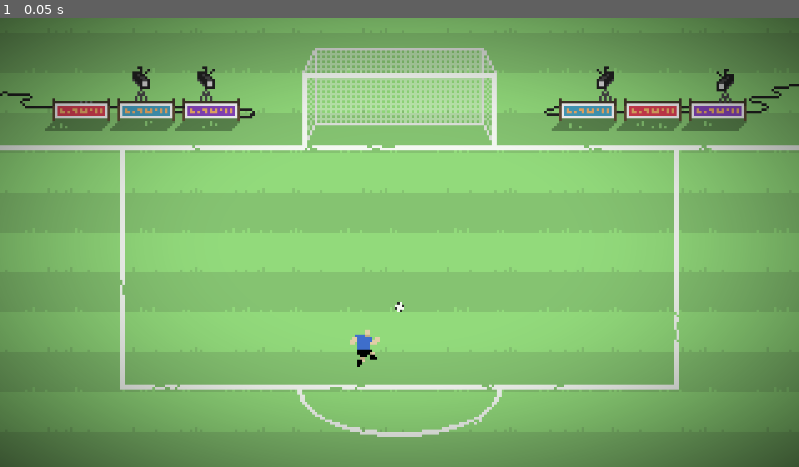
Above: before the commit, frame 1.
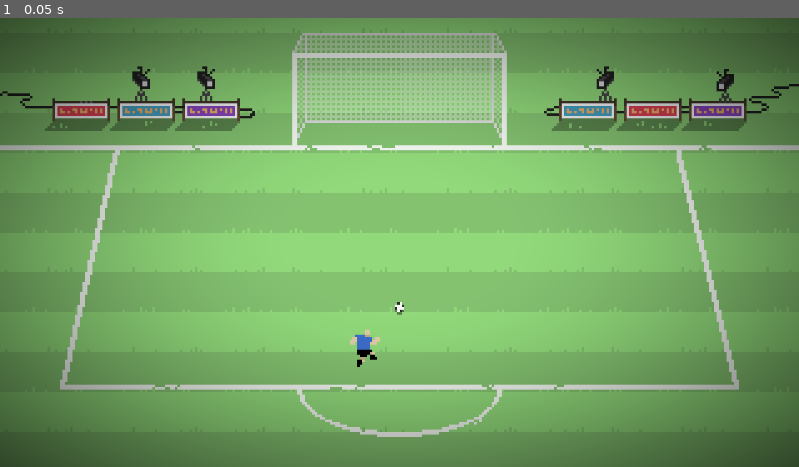
Above: after the commit, the same moment.

Repository: Gegbee/PixelPenalty
Game: Godot game, scene res://Test.tscn
The game is run twice, just before and just after one commit, with the same random seed, the same clock (stepped at 60 frames per second) and the same inputs. The project has no main scene, so this scene is started directly.
Inputs:
- Up to frame 1 (0.05 s): no input

The runs differ from the first frame. In frame 1, 5.1% of the frame differs, in the area x 7-93%, y 3-83%.

Commit message:
add goal

Diff:
--- a/Ball/Ball.gd
+++ b/Ball/Ball.gd
@@ -1,4 +1,4 @@
-extends Area2D
+extends Node2D
 
 var lift : float = 0.0
 var init_velocity : float = 0.0
@@ -6,41 +6,58 @@
 var angle : float = 0.0
 var height : float = 0.0
 
-var lift_mult : float = 3.0
-var kicked = false
+var lift_mult : float = 4.8
+var moving = false
 var time : float = 0.0
 var z_time : float = time
 var xy_time : float = time
 var init_pos = Vector2()
-const GRAVITY = 60.0
+
+const GRAVITY = 50.0
+const MASS : int = 2
+const FRICTION_COEFFICIENT : float = 260.0
+const AIR_RESISTANCE_COEFFICIENT : float = 70.0
 
 func _ready():
 	init_pos = position
+	$Shadow.modulate.a = 0.4
+	get_parent().get_node("Debug").add_debug_label("height")
 
 func _process(delta):
-	if kicked:
-		$BallSprite.speed_scale = velocity / 100
-		$BallSprite.play('rolling')
+	if moving:
+		$Ball/BallSprite.speed_scale = velocity / 120
+		$Ball/BallSprite.play('rolling')
 		time += delta
 		z_time += delta
 		xy_time += delta
 		height = sin(lift) * init_velocity * z_time / lift_mult - GRAVITY * 0.5 * pow(z_time, 2)
+		get_parent().get_node("Debug").update_debug_label("height", str(height))
 		if height < 0:
 			lift_mult *= 1.9
 			z_time = 0
-
-		$BallSprite.position.y = -height
+		$Ball.position.y = -height
 		position.x -= sin(angle) * cos(lift) * velocity * delta
 		position.y -= cos(angle) * cos(lift) * velocity * delta
-		velocity = pow(velocity, 2) * 0.9
-		print(position)
-		$Shadow.modulate.a = 0.2
+		if velocity <= 0:
+			xy_time = 0
+			velocity = 0
+		else:
+			if height < 0.5:
+				var friction = delta * FRICTION_COEFFICIENT
+				velocity = velocity - friction
+			else:
+				var air_resistance = delta * AIR_RESISTANCE_COEFFICIENT
+				velocity = velocity - air_resistance
 	else:
-		$BallSprite.play('default')
+		$Ball/BallSprite.play('default')
 
 func kick(_init_velocity : float, _lift : float, _angle : float):
 	lift = _lift
 	init_velocity = _init_velocity
 	velocity = _init_velocity
 	angle = _angle
-	kicked = true
+	moving = true
+
+
+func _on_Ball_body_entered(body):
+	moving = false
--- a/Ball/Ball.tscn
+++ b/Ball/Ball.tscn
@@ -2,10 +2,25 @@
 
 [ext_resource path="res://Ball/Ball.png" type="Texture" id=1]
 [ext_resource path="res://Ball/Ball.gd" type="Script" id=2]
-[ext_resource path="res://Offense/LinesShadow.png" type="Texture" id=3]
+[ext_resource path="res://Ball/Shadow.png" type="Texture" id=3]
 [ext_resource path="res://Ball/Ball1.png" type="Texture" id=4]
-[ext_resource path="res://Ball/Ball2.png" type="Texture" id=5]
 [ext_resource path="res://Ball/Ball3.png" type="Texture" id=6]
+
+[sub_resource type="ParticlesMaterial" id=3]
+flag_disable_z = true
+direction = Vector3( 0, -1, 0 )
+gravity = Vector3( 0, 98, 0 )
+initial_velocity = 30.0
+initial_velocity_random = 1.0
+angular_velocity = 10.0
+angular_velocity_random = 1.0
+orbit_velocity = 0.0
+orbit_velocity_random = 0.0
+scale = 6.0
+color = Color( 0.596078, 0.878431, 0.509804, 1 )
+
+[sub_resource type="CircleShape2D" id=2]
+radius = 2.0
 
 [sub_resource type="SpriteFrames" id=1]
 animations = [ {
@@ -14,25 +29,36 @@
 "name": "default",
 "speed": 5.0
 }, {
-"frames": [ ExtResource( 4 ), ExtResource( 5 ), ExtResource( 6 ) ],
+"frames": [ ExtResource( 4 ), ExtResource( 6 ) ],
 "loop": true,
 "name": "rolling",
-"speed": 6.0
+"speed": 4.0
 } ]
 
-[sub_resource type="CircleShape2D" id=2]
-radius = 2.0
-
-[node name="Ball" type="Area2D"]
+[node name="BallContainer" type="Node2D"]
 scale = Vector2( 6, 6 )
 script = ExtResource( 2 )
 
 [node name="Shadow" type="Sprite" parent="."]
+position = Vector2( 0, 1.5 )
 texture = ExtResource( 3 )
 
-[node name="BallSprite" type="AnimatedSprite" parent="."]
+[node name="Grass" type="Particles2D" parent="."]
+visible = false
+emitting = false
+amount = 6
+one_shot = true
+explosiveness = 1.0
+randomness = 0.4
+local_coords = false
+process_material = SubResource( 3 )
+
+[node name="Ball" type="Area2D" parent="."]
+
+[node name="CollisionShape2D" type="CollisionShape2D" parent="Ball"]
+shape = SubResource( 2 )
+
+[node name="BallSprite" type="AnimatedSprite" parent="Ball"]
 frames = SubResource( 1 )
 animation = "rolling"
-
-[node name="CollisionShape2D" type="CollisionShape2D" parent="."]
-shape = SubResource( 2 )
+[connection signal="body_entered" from="Ball" to="." method="_on_Ball_body_entered"]
--- /dev/null
+++ b/Debug/Debug.gd
@@ -0,0 +1,11 @@
+extends CanvasLayer
+
+
+
+func add_debug_label(_name : String):
+	var new_label = Label.new()
+	$VBoxContainer.add_child(new_label)
+	new_label.name = _name
+
+func update_debug_label(_name, data):
+	$VBoxContainer.get_node(_name).text = str(_name + ": " + data)
--- /dev/null
+++ b/Debug/Debug.tscn
@@ -0,0 +1,16 @@
+[gd_scene load_steps=2 format=2]
+
+[ext_resource path="res://Debug/Debug.gd" type="Script" id=1]
+
+
+[node name="Debug" type="CanvasLayer"]
+script = ExtResource( 1 )
+
+[node name="VBoxContainer" type="VBoxContainer" parent="."]
+margin_left = 21.0
+margin_top = 22.0
+margin_right = 78.0
+margin_bottom = 72.0
+__meta__ = {
+"_edit_use_anchors_": false
+}
--- a/Field Assets/ScreenEffects.tscn
+++ b/Field Assets/ScreenEffects.tscn
@@ -17,7 +17,7 @@
 [sub_resource type="ShaderMaterial" id=2]
 shader = SubResource( 1 )
 shader_param/color = Color( 0, 0, 0, 1 )
-shader_param/multiplyer = 0.204
+shader_param/multiplyer = 0.113
 shader_param/softness = 1.116
 
 [node name="ScreenEffects" type="CanvasLayer"]
--- /dev/null
+++ b/Goal/Goal.gd
@@ -0,0 +1,10 @@
+extends Node2D
+
+
+var init_position : Vector2 = Vector2()
+
+func _ready():
+	init_position = $Line.position
+
+func _process(_delta):
+	$Line.position.y = init_position.y - get_parent().get_node('Ball').height
--- a/Goal/Goal.tscn
+++ b/Goal/Goal.tscn
@@ -1,28 +1,50 @@
-[gd_scene load_steps=4 format=2]
+[gd_scene load_steps=6 format=2]
 
-[ext_resource path="res://Goal/Goal.png" type="Texture" id=1]
+[ext_resource path="res://Goal/GoalLarge.png" type="Texture" id=1]
+[ext_resource path="res://Goal/Goal.gd" type="Script" id=2]
 
 [sub_resource type="CapsuleShape2D" id=1]
-radius = 6.0
-height = 12.0
+radius = 1.00002
+height = 3.99995
 
 [sub_resource type="RectangleShape2D" id=2]
-extents = Vector2( 222, 12 )
+extents = Vector2( 41, 2 )
 
-[node name="Goal" type="StaticBody2D"]
+[sub_resource type="RectangleShape2D" id=3]
+extents = Vector2( 41, 2 )
+
+[node name="Goal" type="Node2D"]
+scale = Vector2( 6, 6 )
+script = ExtResource( 2 )
 
 [node name="Sprite" type="Sprite" parent="."]
-scale = Vector2( 6, 6 )
+position = Vector2( 0, -0.5 )
 texture = ExtResource( 1 )
 
-[node name="CollisionShape2D" type="CollisionShape2D" parent="."]
-position = Vector2( -228, 114 )
+[node name="Line" type="StaticBody2D" parent="."]
+position = Vector2( 3.55271e-15, 21 )
+__meta__ = {
+"_edit_group_": true
+}
+
+[node name="PostLeft" type="CollisionShape2D" parent="Line"]
+position = Vector2( -42, -1 )
 shape = SubResource( 1 )
 
-[node name="CollisionShape2D2" type="CollisionShape2D" parent="."]
-position = Vector2( 228, 114 )
+[node name="PostRight" type="CollisionShape2D" parent="Line"]
+position = Vector2( 42, -1 )
 shape = SubResource( 1 )
 
-[node name="CollisionShape2D3" type="CollisionShape2D" parent="."]
-position = Vector2( 0, 102 )
+[node name="GoalLine" type="CollisionShape2D" parent="Line"]
+position = Vector2( -3.55271e-15, -1 )
 shape = SubResource( 2 )
+
+[node name="Bar" type="StaticBody2D" parent="."]
+position = Vector2( -8.47033e-22, -13 )
+__meta__ = {
+"_edit_group_": true
+}
+
+[node name="CollisionShape2D" type="CollisionShape2D" parent="Bar"]
+position = Vector2( 8.47033e-22, -1 )
+shape = SubResource( 3 )
--- a/Offense/Kicker.gd
+++ b/Offense/Kicker.gd
@@ -7,7 +7,7 @@
 var lift : float = 0.0 # radians
 
 var max_lift : float = PI / 6
-var force_mult : float = 1500.0
+var force_mult : float = 1800.0
 var max_angle : float = PI / 3
 
 const MASS : float = 2.0
--- a/Test.tscn
+++ b/Test.tscn
@@ -8,6 +8,7 @@
 [ext_resource path="res://Field Assets/ScreenEffects.tscn" type="PackedScene" id=6]
 [ext_resource path="res://Offense/Kicker.tscn" type="PackedScene" id=7]
 [ext_resource path="res://Ball/Ball.tscn" type="PackedScene" id=8]
+[ext_resource path="res://Debug/Debug.tscn" type="PackedScene" id=9]
 
 [node name="Test" type="Node2D"]
 script = ExtResource( 2 )
@@ -24,7 +25,7 @@
 current = true
 
 [node name="Goal" parent="." instance=ExtResource( 4 )]
-position = Vector2( 0, -348 )
+position = Vector2( 0, -372 )
 
 [node name="Cameras&Signs" type="Sprite" parent="."]
 position = Vector2( 0, -328 )
@@ -38,3 +39,5 @@
 
 [node name="Ball" parent="." instance=ExtResource( 8 )]
 position = Vector2( 0, 156 )
+
+[node name="Debug" parent="." instance=ExtResource( 9 )]
--- a/project.godot
+++ b/project.godot
@@ -53,5 +53,4 @@
 
 [rendering]
 
-quality/driver/driver_name="GLES2"
 environment/default_environment="res://default_env.tres"
Binary file added: Ball/Shadow.png
Not shown, added: Ball/Shadow.png.import
Binary file changed: Field Assets/Markings.png
Binary file added: Goal/GoalLarge.png
Not shown, added: Goal/GoalLarge.png.import
Not shown: 1 places in Test.tscn that only renumber resources
